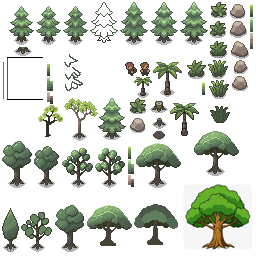
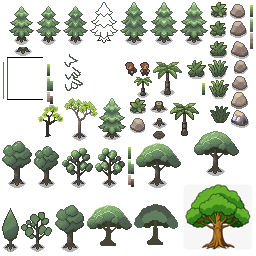
Revision of a layered w=256, h=256 image; what changed, layer by layer:
painted on "Слой 8" over [231, 92, 249, 128]
